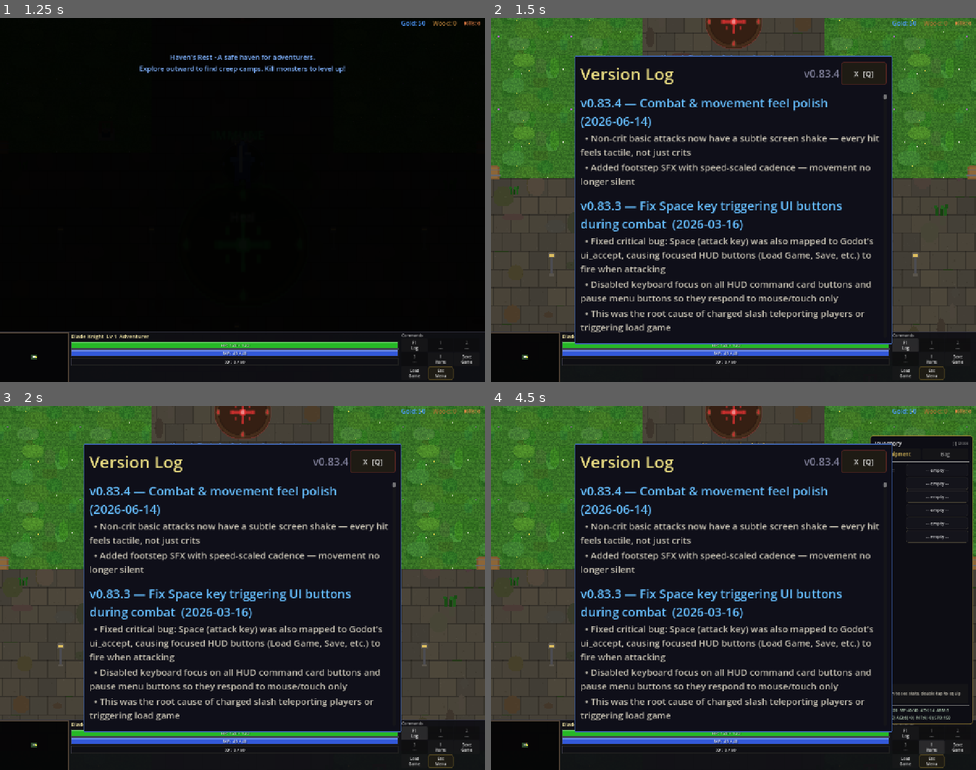
Above: before the commit, frames 1-4 (two rows, left to right).
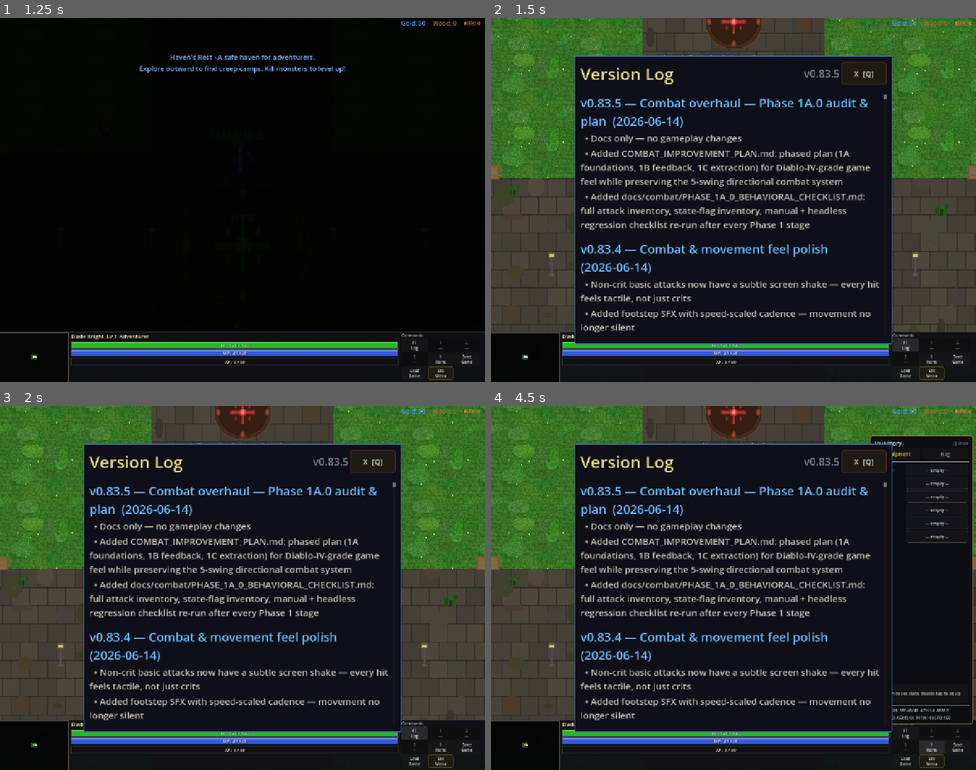
Above: after the commit, the same moments.

Repository: slxny/legends-open-rpg
Game: Godot game, scene res://scenes/main.tscn
Two runs of this game, one before a commit and one after it. Both use one fixed random seed, a clock stepped at 60 frames per second and the inputs below.
Inputs (mouse positions are in pixels of both pictures, inside the frame that each line leads up to):
- Up to frame 1 (1.25 s): tap Enter at 0.5 s; move the mouse to (218, 272) at 0.52 s; hold W (move_up) from 0.53 s (still down); hold Space (attack) from 0.53 s (still down); click (218, 272) at 0.67 s
- Up to frame 2 (1.5 s): release W (move_up) at 1.25 s; release Space (attack) at 1.25 s; click "F1 Log" at 1.25 s
- Up to frame 3 (2 s): no input
- Up to frame 4 (4.5 s): click "1 ---" at 2 s; click "2 ---" at 2.75 s; click "3 ---" at 3.5 s; click "I Items" at 4.25 s

Frame 1 is identical in both runs. In frame 2, 9.7% of the frame differs, in the area x 18-80%, y 14-87%; in frame 3, 9.7%; in frame 4, 9.7%.

Commit message:
v0.83.5: Combat overhaul — Phase 1A.0 audit & plan (docs only)
Phase 1A.0 of the combat improvement initiative: documentation only,
zero gameplay changes. Captures current combat ground truth so later
stages can be regression-checked against this baseline.

- COMBAT_IMPROVEMENT_PLAN.md: phased plan (1A foundations, 1B feedback,
  1C extraction). Preserves the 5-swing directional system; restructures
  rhythm around A→B→C core with optional D/E extensions. TimeManager
  becomes sole Engine.time_scale owner; HitStopController routes through
  it. Monotonic real-time deadlines, typed HitEvent/HitResult, raw-only
  InputBuffer with AttackIntentResolver, normalized attack_clock for
  Tween-driven contact timing, HitReactionComponent with explicit
  reaction pivot, stagger-end AI re-evaluation, combat audio outside
  AudioManager, sprite-pool-only VFX in Phase 1, headless smoke checks.

- docs/combat/PHASE_1A_0_BEHAVIORAL_CHECKLIST.md: per-attack table
  (entry fn, anim fn, tween total, damage @ progress, knockback, shake,
  multiplier, audio, cooldown), state-flag inventory, directional
  branch table, enemy reaction inventory, signals to add in 1B.0,
  manual regression checklist, headless verification commands.

Co-Authored-By: Claude Opus 4.7 (1M context) <noreply@anthropic.com>

Diff:
--- a/scenes/ui/changelog_dialog.gd
+++ b/scenes/ui/changelog_dialog.gd
@@ -9,9 +9,19 @@
 var _is_visible: bool = false
 var _is_mobile: bool = false
 
-const GAME_VERSION := "v0.83.4"
+const GAME_VERSION := "v0.83.5"
 
 const CHANGELOG: Array[Dictionary] = [
+	{
+		"version": "v0.83.5",
+		"title": "Combat overhaul — Phase 1A.0 audit & plan",
+		"date": "2026-06-14",
+		"entries": [
+			"Docs only — no gameplay changes",
+			"Added COMBAT_IMPROVEMENT_PLAN.md: phased plan (1A foundations, 1B feedback, 1C extraction) for Diablo-IV-grade game feel while preserving the 5-swing directional combat system",
+			"Added docs/combat/PHASE_1A_0_BEHAVIORAL_CHECKLIST.md: full attack inventory, state-flag inventory, manual + headless regression checklist re-run after every Phase 1 stage",
+		]
+	},
 	{
 		"version": "v0.83.4",
 		"title": "Combat & movement feel polish",
Not shown, added: COMBAT_IMPROVEMENT_PLAN.md
Not shown, added: docs/combat/PHASE_1A_0_BEHAVIORAL_CHECKLIST.md
